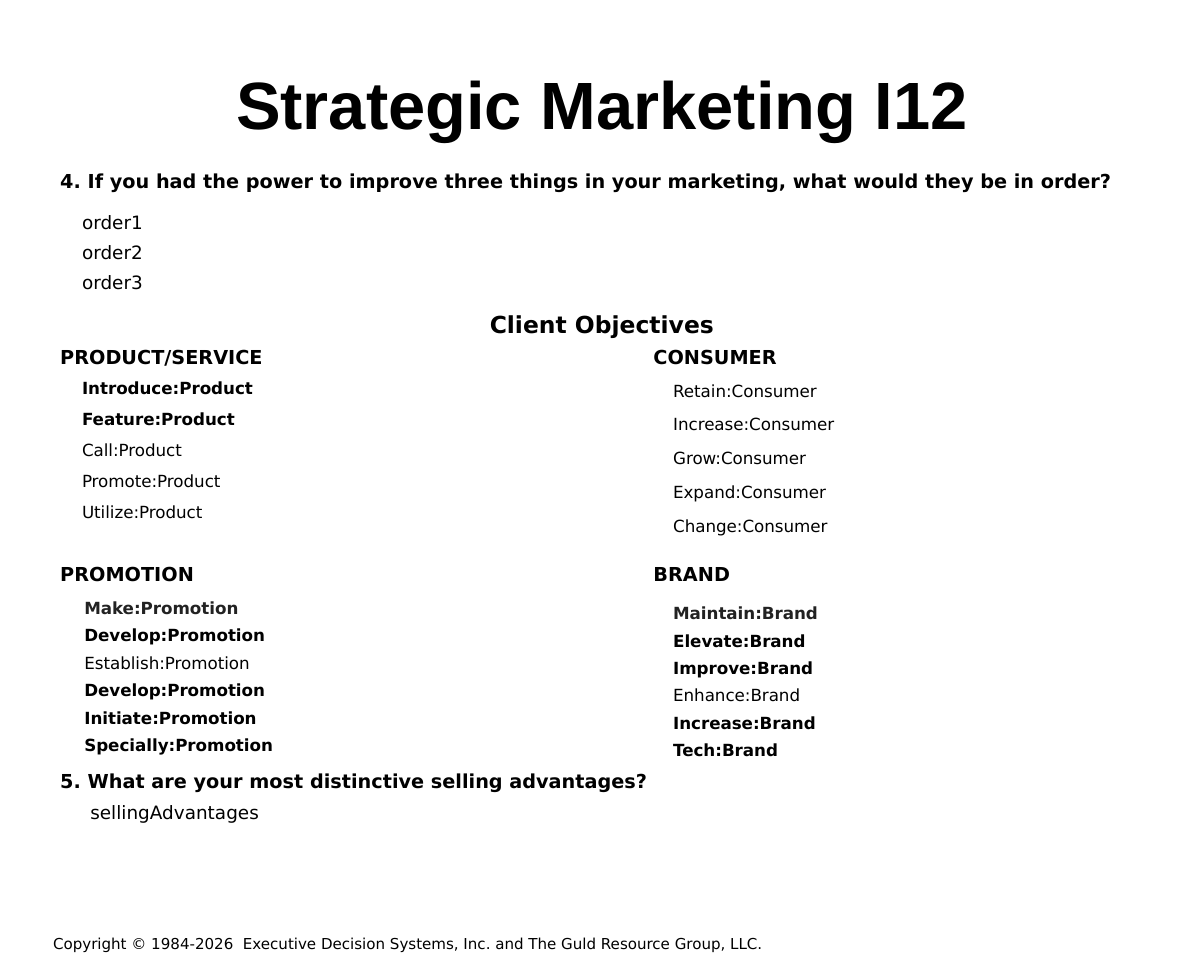
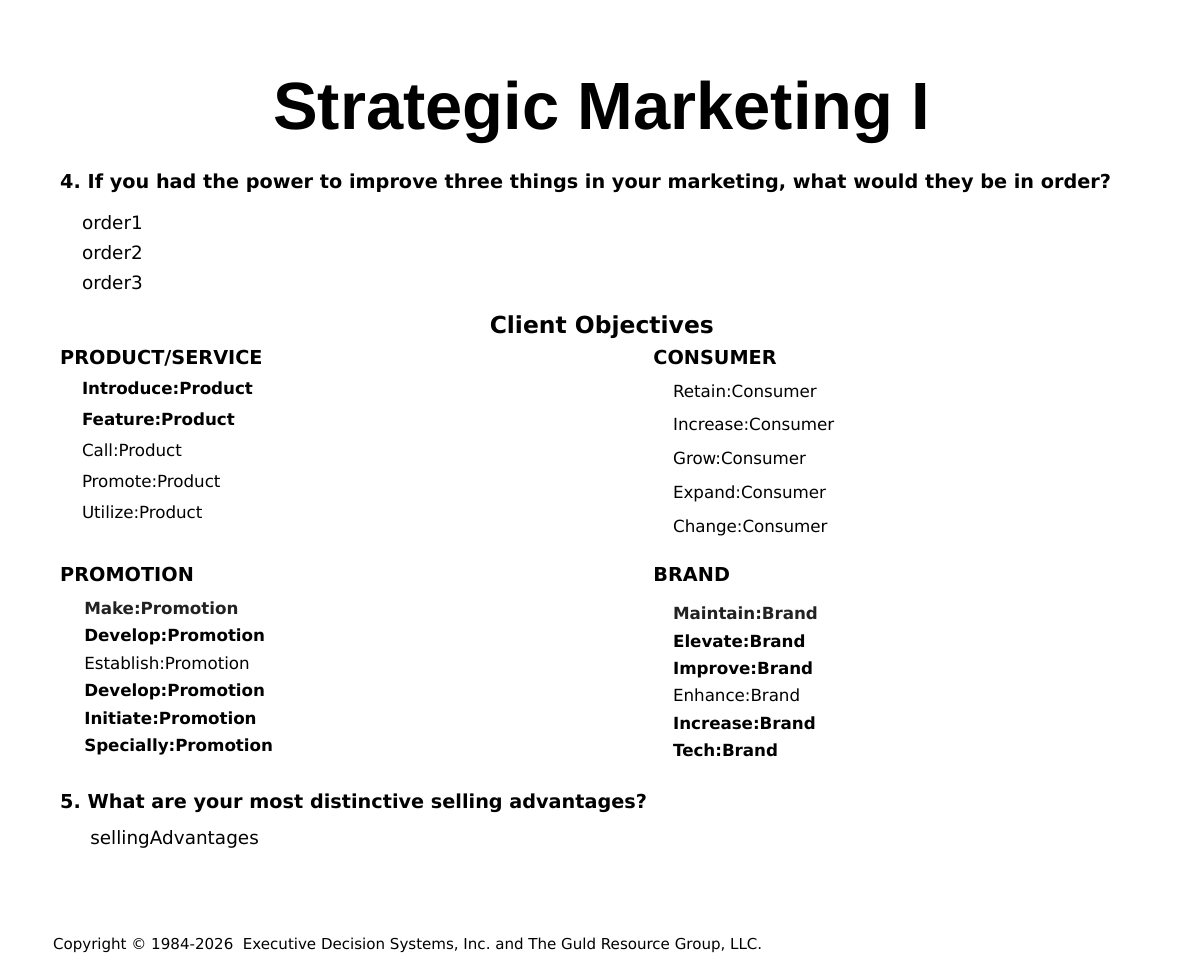
Before and after one commit to hintonandrew510/wizardfrontend, a slide deck: slide 4 of mavenprojectSCR/src/main/resources/powerpointtemplate/tvTemplate.pptx. Drawn at 1204x963 pixels with LibreOffice and Linux fonts; fonts in the diff are those of the drawing; background and template pictures are left out. Boxes give left, top, right and bottom in pixels: in the first picture for what was removed or moved away, otherwise in the second. Text is boxed around its words. In the diff, an @@ line names an element or a change of style, - is before the commit and + after.

```diff
--- a/mavenprojectSCR/src/main/resources/powerpointtemplate/tvTemplate.pptx
+++ b/mavenprojectSCR/src/main/resources/powerpointtemplate/tvTemplate.pptx
@@ title at [273,80,931,142]: text changed @@
-Strategic Marketing I12
+Strategic Marketing I
@@ text "5. What are your most ...": place and size @@
-text "5. What are your most ..." at [60,773,647,792]
+text "5. What are your most ..." at [60,793,647,812]
@@ text "sellingAdvantages": place and size @@
-text "sellingAdvantages" at [90,805,259,823]
+text "sellingAdvantages" at [90,830,259,848]
```
Also in this commit, not shown: 2 other slides changed, 11 other files.
